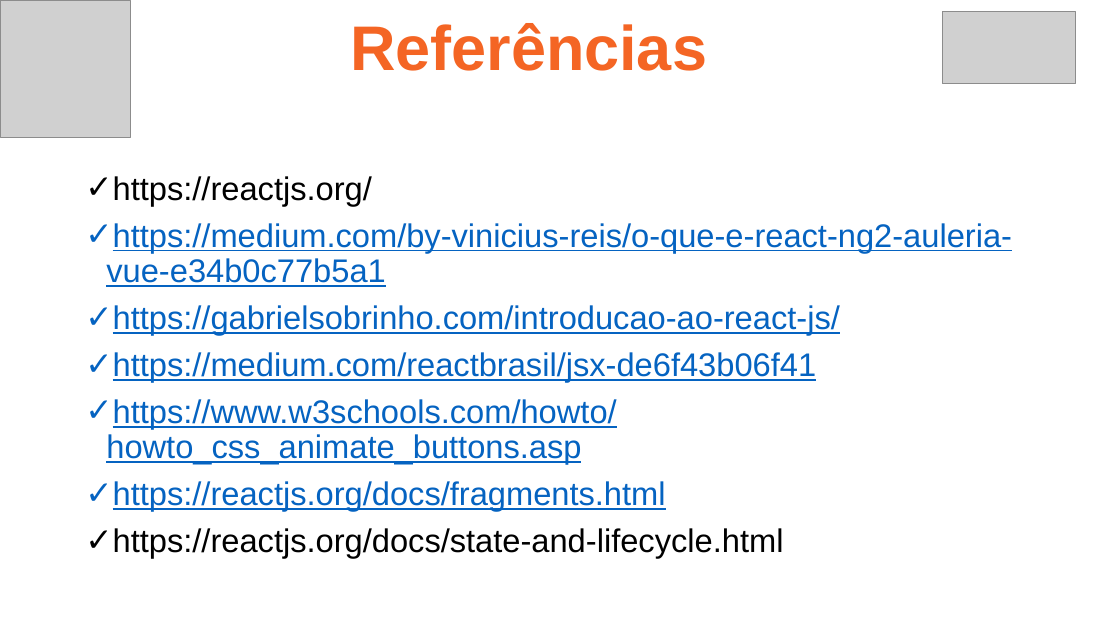
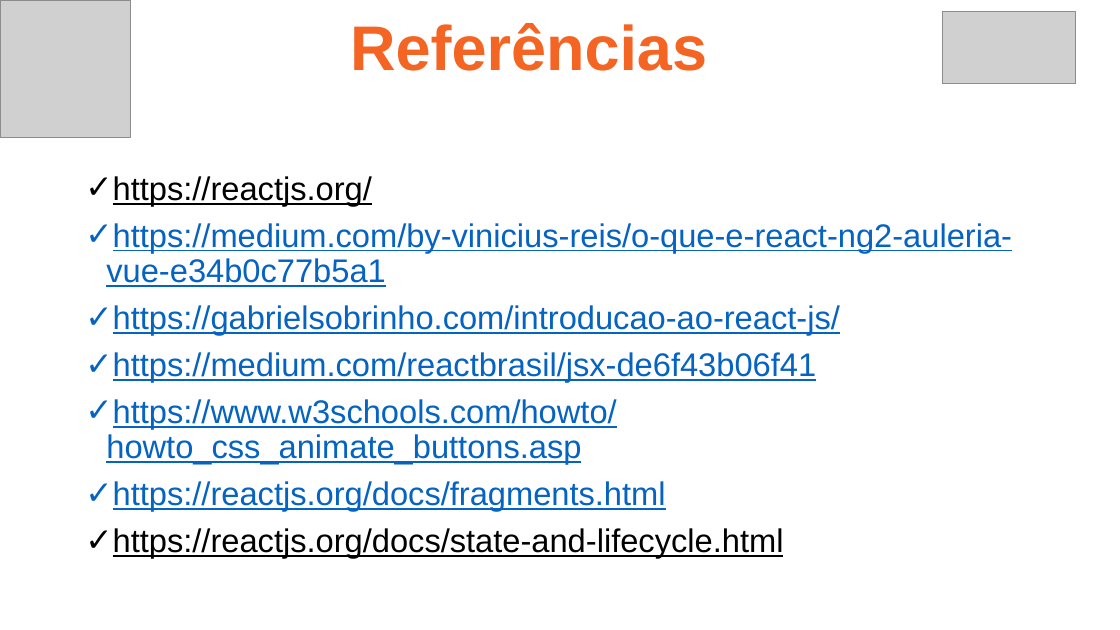
Before and after one commit to ruan4f/Treinamento_Node_React, a slide deck: slide 25 of material/ReactAula1.pptx. Drawn at 1120x630 pixels with LibreOffice and Linux fonts; fonts in the diff are those of the drawing; grey boxes stand for pictures. Boxes give left, top, right and bottom in pixels: in the first picture for what was removed or moved away, otherwise in the second. Text is boxed around its words. In the diff, an @@ line names an element or a change of style, - is before the commit and + after.

Commit message:
Aula 1

```diff
--- a/material/ReactAula1.pptx
+++ b/material/ReactAula1.pptx
@@ text at (113, 176, 784, 558): underline on in "https://reactjs.org/", "https://reactjs.org/docs/state-and-lifecycle.html" @@
```
